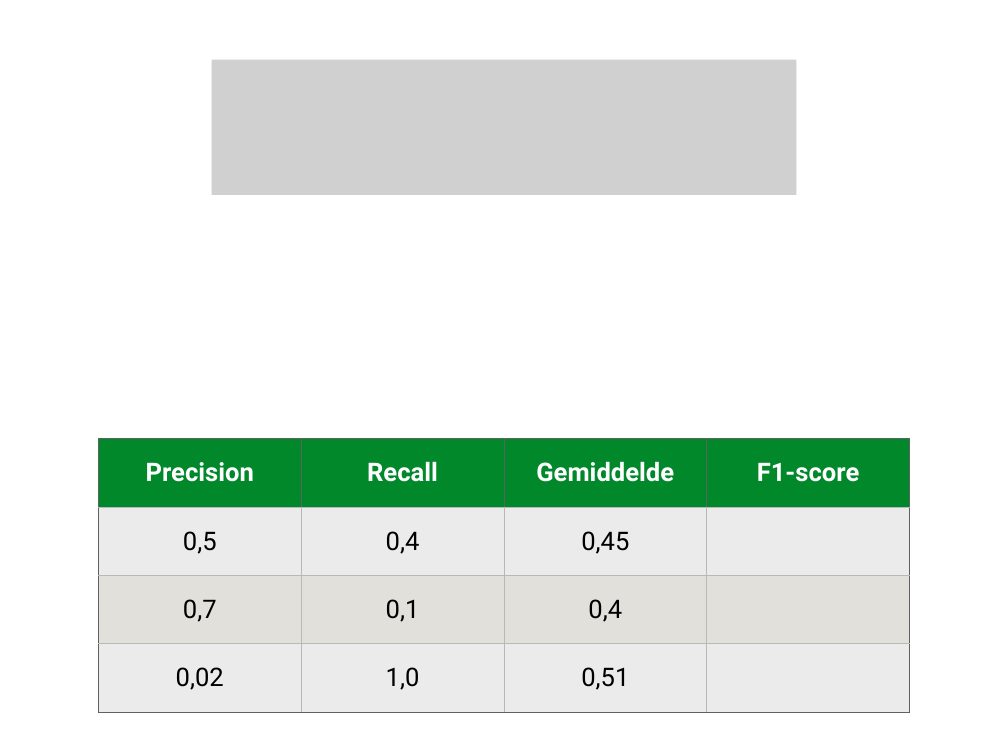
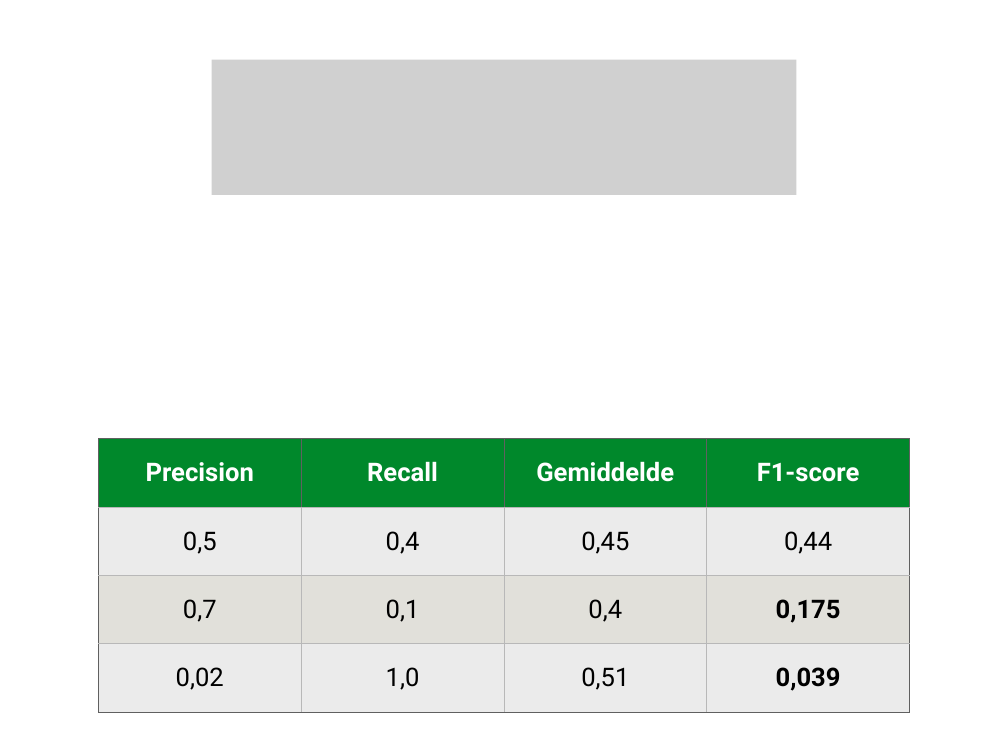
Before and after one commit to hanze-hbo-ict/Machine-Learning, a slide deck: slide 26 of docs/lectures/wk5/ML_wk5_Modeleval_tuning.pptx (slide 25 before the commit). Drawn at 1008x756 pixels with LibreOffice and Linux fonts; fonts in the diff are those of the drawing; grey boxes stand for pictures. Boxes give left, top, right and bottom in pixels: in the first picture for what was removed or moved away, otherwise in the second. Text is boxed around its words. In the diff, an @@ line names an element or a change of style, - is before the commit and + after.

```diff
--- a/docs/lectures/wk5/ML_wk5_Modeleval_tuning.pptx
+++ b/docs/lectures/wk5/ML_wk5_Modeleval_tuning.pptx
@@ table at (99,439,909,712) @@
-row 2, column 4: 
+row 2, column 4: 0,44
-row 3, column 4: 
+row 3, column 4: 0,175
-row 4, column 4: 
+row 4, column 4: 0,039
```
Also in this commit, not shown: 1 other slide changed, 1 slide added, 3 other files.
